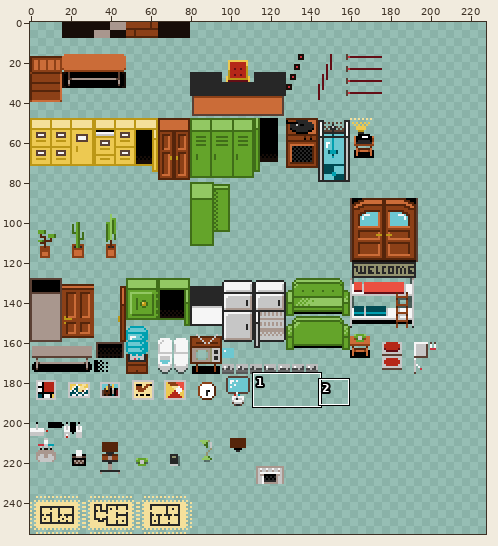
Sprite sheet -- res/tiles.png. Above: a wide view before the commit, with the close-up outlined.
Close-up. Earlier state:
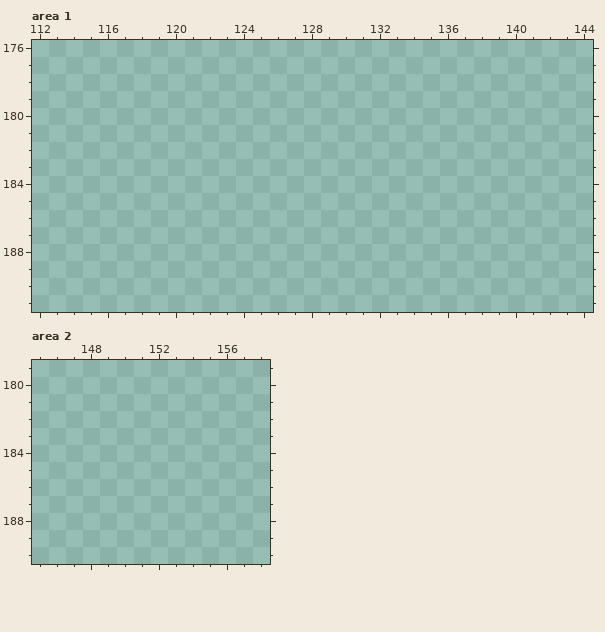
The file is 256x256 pixels. Shown: area 1: x 112..144, y 176..191; area 2: x 145..158, y 179..190. The wide view leaves out empty margins. The commit also changed other parts of the picture, which this record leaves out.
Once edited:
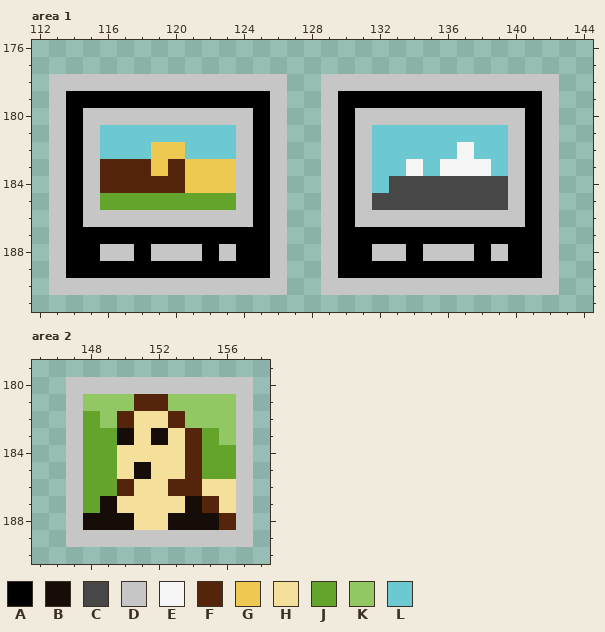
Palette (. is transparent): A #000000  B #170d08  C #474747  D #c6c6c6  E #f6f6f6  F #55250b  G #edc951  H #f5e09b  J #64a42a  K #92c863  L #6cc8d1
Difference:
Area 1:
y 178: x 113..126 .............. -> DDDDDDDDDDDDDD; x 129..142 .............. -> DDDDDDDDDDDDDD
y 179: x 113..126 .............. -> DAAAAAAAAAAAAD; x 129..142 .............. -> DAAAAAAAAAAAAD
y 180: x 113..126 .............. -> DADDDDDDDDDDAD; x 129..142 .............. -> DADDDDDDDDDDAD
y 181: x 113..126 .............. -> DADLLLLLLLLDAD; x 129..142 .............. -> DADLLLLLLLLDAD
y 182: x 113..126 .............. -> DADLLLGGLLLDAD; x 129..142 .............. -> DADLLLLLELLDAD
y 183: x 113..126 .............. -> DADFFFGFGGGDAD; x 129..142 .............. -> DADLLELEEELDAD
y 184: x 113..126 .............. -> DADFFFFFGGGDAD; x 129..142 .............. -> DADLCCCCCCCDAD
y 185: x 113..126 .............. -> DADJJJJJJJJDAD; x 129..142 .............. -> DADCCCCCCCCDAD
y 186: x 113..126 .............. -> DADDDDDDDDDDAD; x 129..142 .............. -> DADDDDDDDDDDAD
y 187: x 113..126 .............. -> DAAAAAAAAAAAAD; x 129..142 .............. -> DAAAAAAAAAAAAD
y 188: x 113..126 .............. -> DAADDADDDADAAD; x 129..142 .............. -> DAADDADDDADAAD
y 189: x 113..126 .............. -> DAAAAAAAAAAAAD; x 129..142 .............. -> DAAAAAAAAAAAAD
y 190: x 113..126 .............. -> DDDDDDDDDDDDDD; x 129..142 .............. -> DDDDDDDDDDDDDD
Area 2:
y 180: x 147..157 ........... -> DDDDDDDDDDD
y 181: x 147..157 ........... -> DKKKFFKKKKD
y 182: x 147..157 ........... -> DJKFHHFKKKD
y 183: x 147..157 ........... -> DJJBHBHFJKD
y 184: x 147..157 ........... -> DJJHHHHFJJD
y 185: x 147..157 ........... -> DJJHBHHFJJD
y 186: x 147..157 ........... -> DJJFHHFFHHD
y 187: x 147..157 ........... -> DJBHHHHBFHD
y 188: x 147..157 ........... -> DBBBHHBBBFD
y 189: x 147..157 ........... -> DDDDDDDDDDD
Changed places in both close-ups, as pixel boxes (x1, y1, x2, y2):
added: (49, 74, 559, 295)
added: (66, 377, 253, 547)
